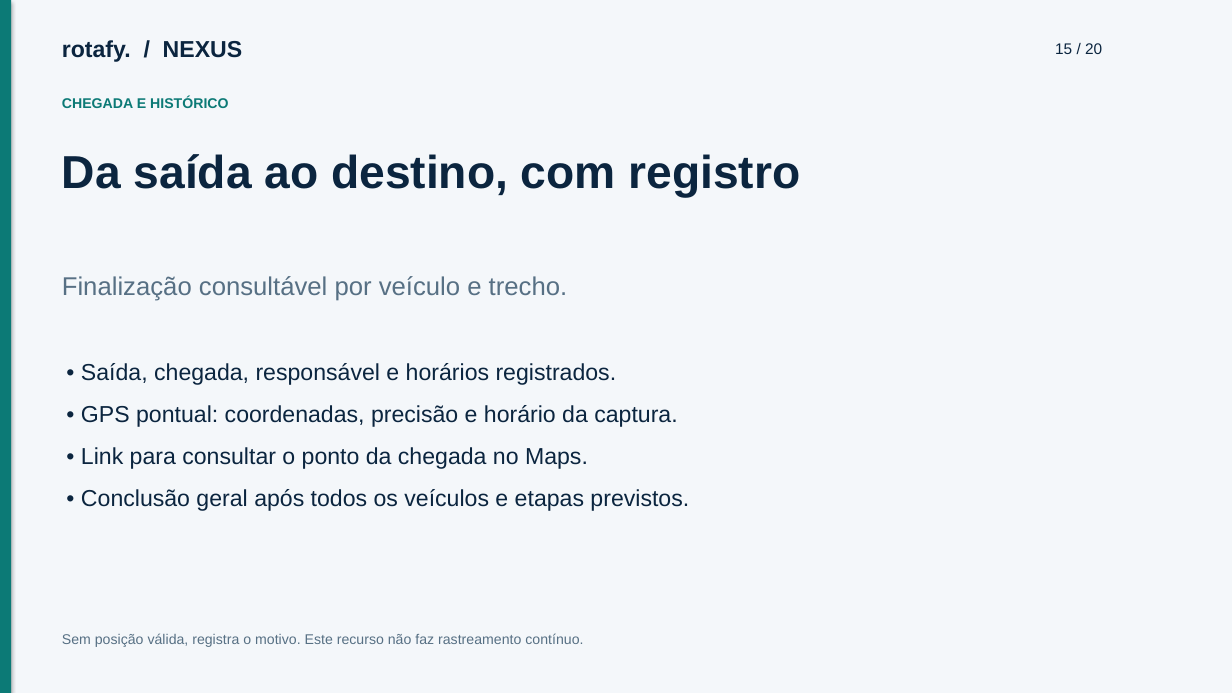
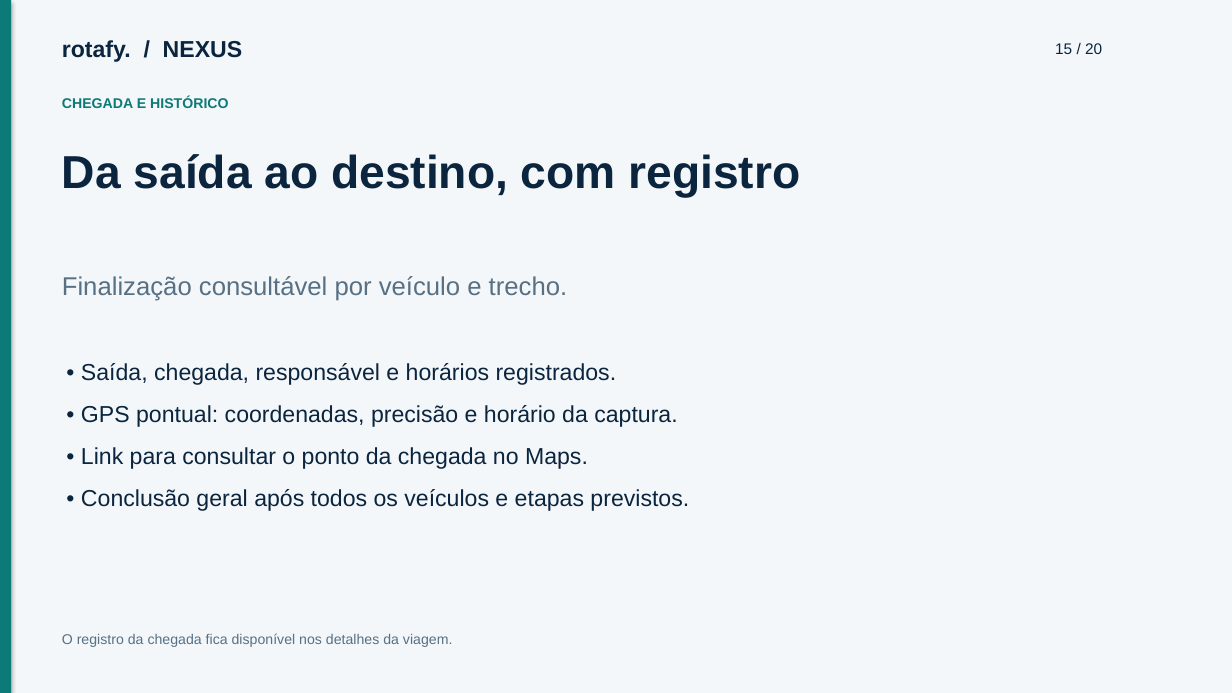
Before and after one commit to cfartes/rotafy, a slide deck: slide 15 of frontend/public/documentacao/apresentacao.pptx. Drawn at 1232x693 pixels with LibreOffice and Linux fonts; fonts in the diff are those of the drawing. Boxes give left, top, right and bottom in pixels: in the first picture for what was removed or moved away, otherwise in the second. Text is boxed around its words. In the diff, an @@ line names an element or a change of style, - is before the commit and + after.

```diff
--- a/frontend/public/documentacao/apresentacao.pptx
+++ b/frontend/public/documentacao/apresentacao.pptx
@@ text at (x1=62, y1=633, x2=452, y2=647): text changed @@
-Sem posição válida, registra o motivo. Este recurso não faz rastreamento contínuo.
+O registro da chegada fica disponível nos detalhes da viagem.
```
Also in this commit, not shown: 6 other slides changed, 10 other files.
